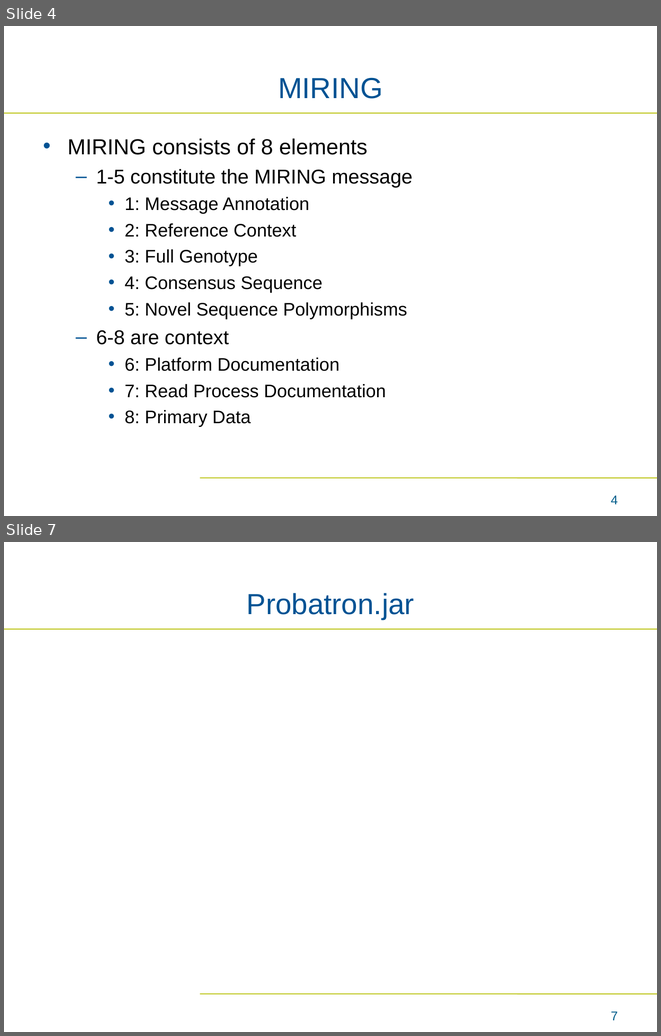
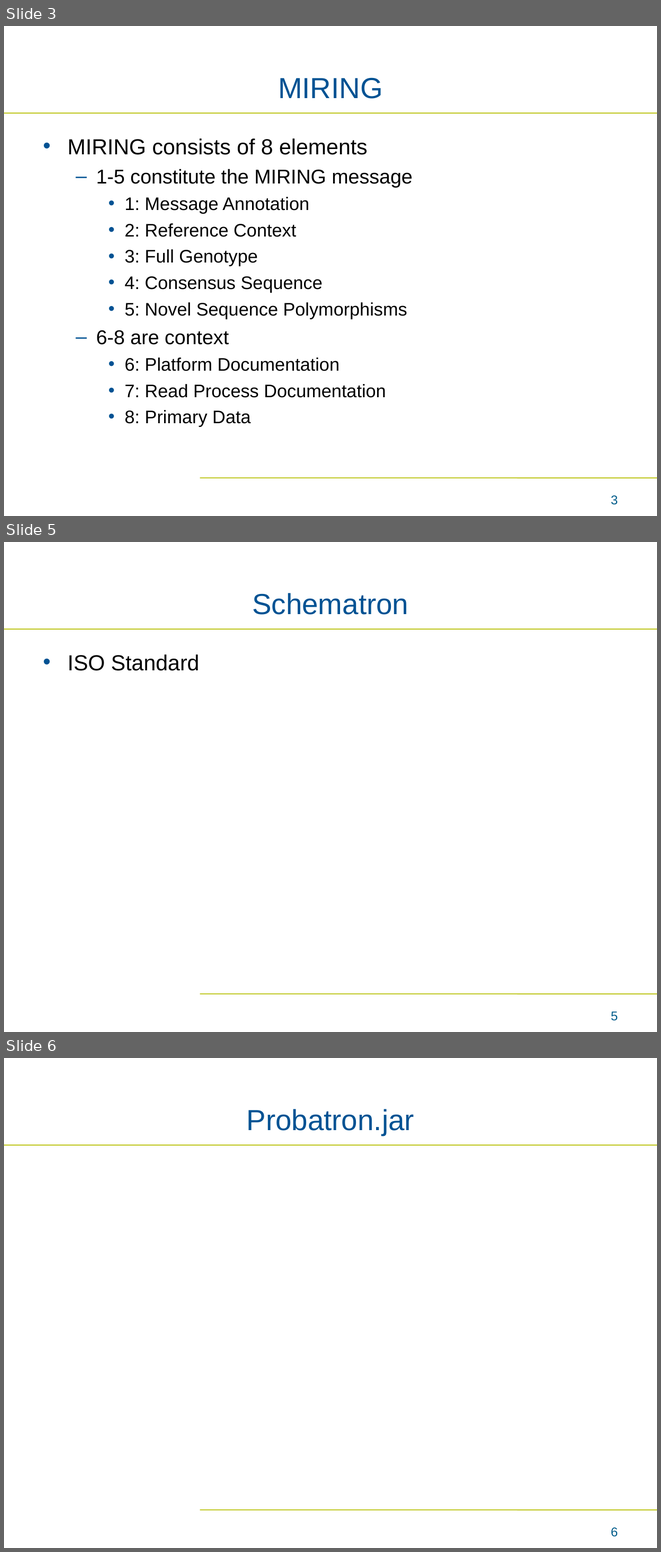
Before and after one commit to bmatern-nmdp/ValidationDemo, a slide deck: Interactive Demo.ppt. Shown one above the other, each under a label of ours: slides 4 and 7 before the commit, slides 3, 5 and 6 after it; the slides between them are not shown. The pictures are 661x1036 and 661x1552 pixels, drawn with LibreOffice and Linux fonts; fonts in the diff are those of the drawing; background and template pictures are left out. Boxes give left, top, right and bottom in pixels: in the first picture for what was removed or moved away, otherwise in the second. Text is boxed around its words. In the diff, an @@ line names an element or a change of style, - is before the commit and + after.

```diff
--- a/Interactive Demo.ppt
+++ b/Interactive Demo.ppt
@@ slide 5 added at (4,542,657,1032), background #FFFFFF; not listed: 2 template elements that a slide beside it also shows @@
@@ title added at (252,593,408,615), 32 pt, text #005293 @@
+Schematron
@@ text added at (68,654,200,671), 24 pt, text #000000 @@
+• ISO Standard
@@ page number added at (611,1011,618,1021), 14 pt, text #005C8A @@
+5
@@ what was slide 4 is now slide 3 @@
@@ page number at (611,495,618,505): text changed @@
-4
+3
@@ what was slide 7 is now slide 6 @@
@@ page number at (611,1527,618,1537): text changed @@
-7
+6
```
Also in this commit, not shown: 1 slide changed, 3 other slides added, 3 slides removed, 1 other file.
